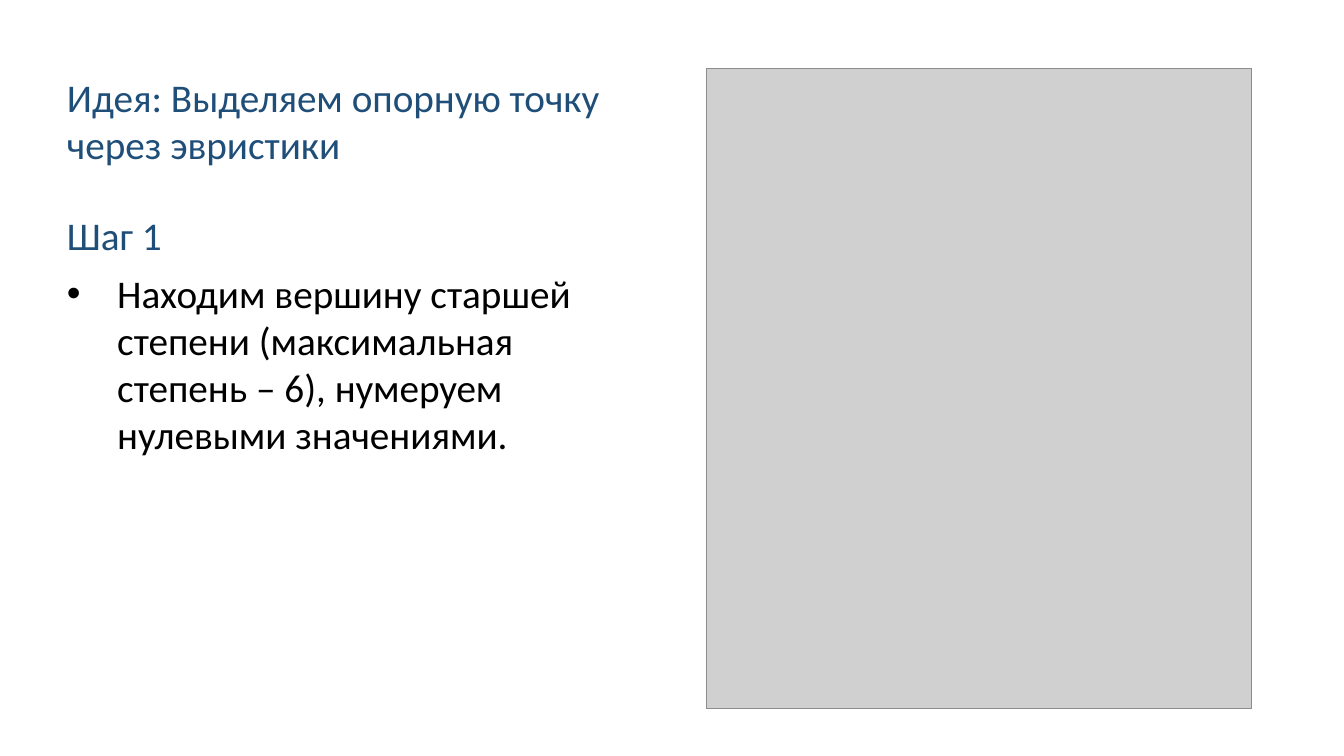
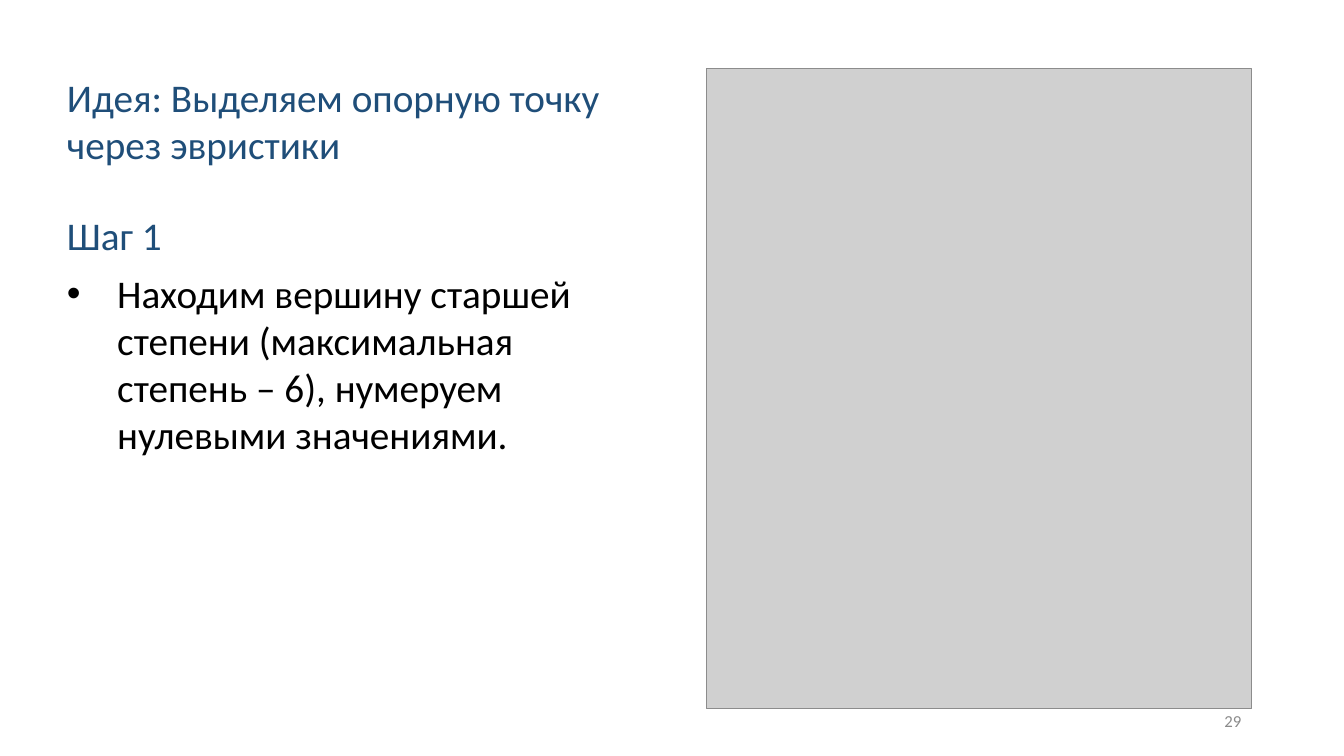
Before and after one commit to Linserous/NumericalGridGeneration, a slide deck: slide 29 of docs/Презентация v0.8.1.pptx (slide 27 before the commit). Drawn at 1344x756 pixels with LibreOffice and Linux fonts; fonts in the diff are those of the drawing; grey boxes stand for pictures. Boxes give left, top, right and bottom in pixels: in the first picture for what was removed or moved away, otherwise in the second. Text is boxed around its words. In the diff, an @@ line names an element or a change of style, - is before the commit and + after.

```diff
--- a/docs/Презентация v0.8.1.pptx
+++ b/docs/Презентация v0.8.1.pptx
@@ page number added at box(1224, 716, 1241, 727), 12 pt, text #8C8C8C @@
+29
```
Also in this commit, not shown: 37 other slides changed, 11 slides added, 5 slides removed.
